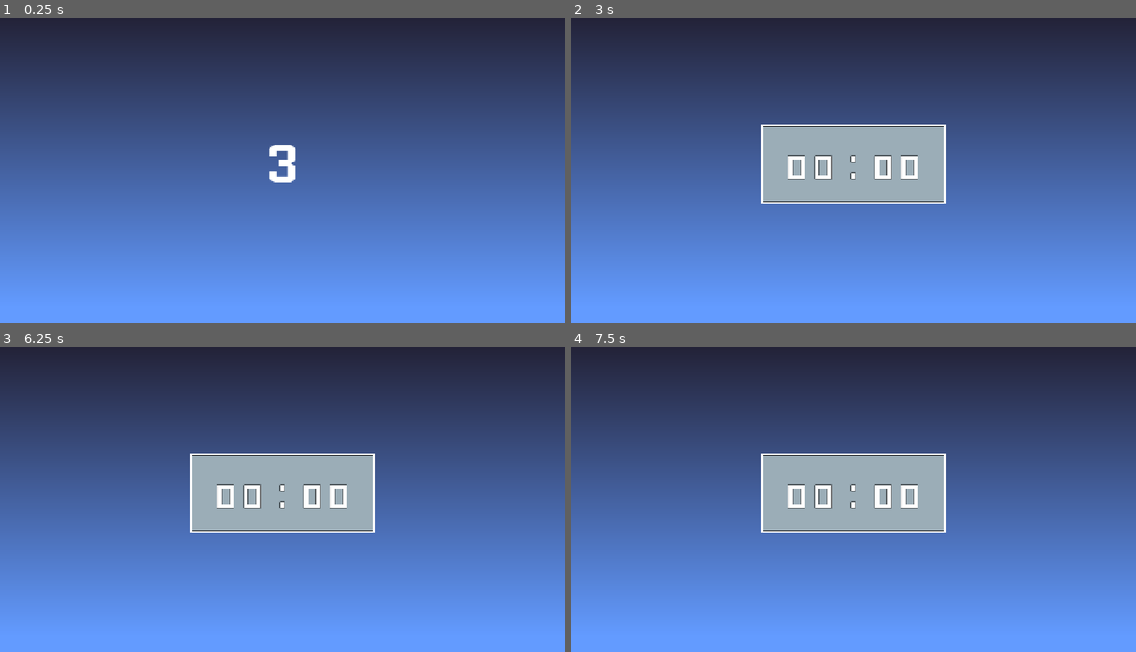
Above: before the commit, frames 1-4 (two rows, left to right).
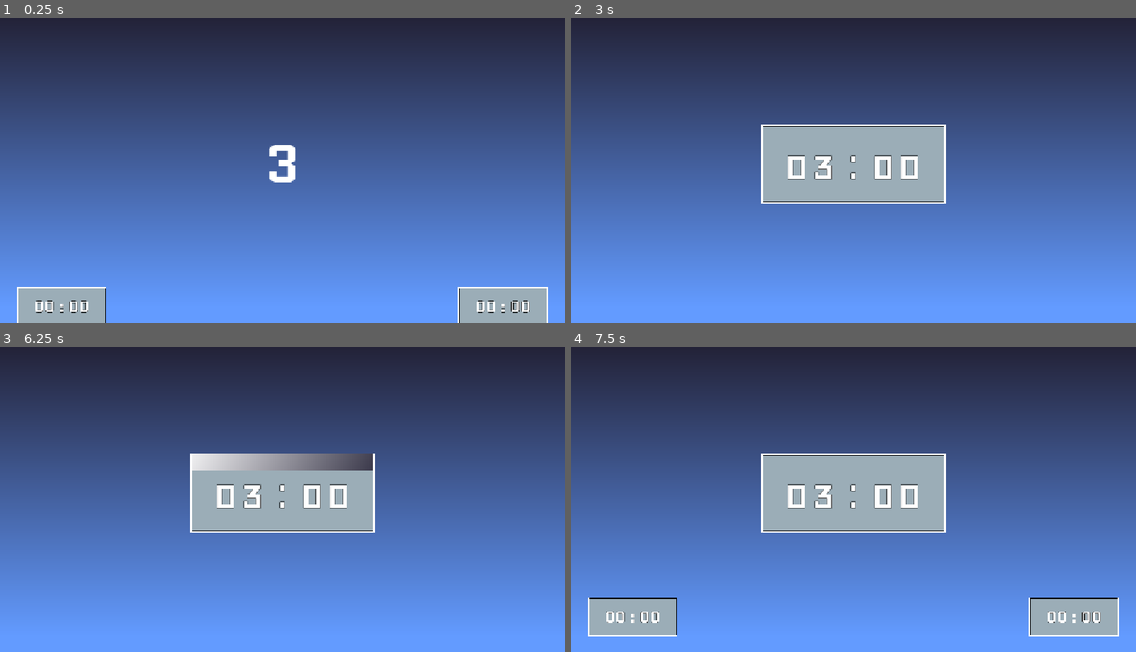
Above: after the commit, the same moments.

Repository: d3V-E/Split
Game: Godot game, scene res://scenes/timer_game.tscn
Same seed, same stepped clock (60 frames per second), same inputs: the game is played once before the commit and once after it. The project has no main scene, so this scene is started directly.
Inputs (mouse positions are in pixels of both pictures, inside the frame that each line leads up to):
- Up to frame 1 (0.25 s): no input
- Up to frame 2 (3 s): tap Enter at 0.5, 2.75 s; move the mouse to (977, 149) at 0.52 s; hold Right 0.53-1.28 s; hold S (Player 1) 0.53-1.28 s; click (977, 149) at 0.67 s; tap K (Player 2) at 0.8, 1.35, 2.3, 2.85 s; tap Space at 1.25 s; move the mouse to (740, 179) at 1.27 s; hold Down 1.28-2.03 s; tap S (Player 1) at 1.55 s; move the mouse to (910, 94) at 2.02 s; hold Right 2.03-2.78 s; hold S (Player 1) 2.03-2.78 s; move the mouse to (825, 228) at 2.77 s; hold Up from 2.78 s (still down); click (825, 228) at 2.92 s
- Up to frame 3 (6.25 s): tap S (Player 1) at 3.05, 4.55, 6.05 s; tap Space at 3.5, 5 s; move the mouse to (452, 542) at 3.52 s; release Up at 3.53 s; hold K (Player 2) 3.53-4.28 s; hold Left 3.53-5.03 s; tap Alt at 3.6 s; tap Enter at 4.25 s; move the mouse to (113, 444) at 4.27 s; tap Shift at 4.35 s; move the mouse to (310, 493) at 5.02 s; hold Down 5.03-5.78 s; hold S (Player 1) 5.03-5.78 s; click (310, 493) at 5.17 s; tap K (Player 2) at 5.3, 5.85 s; move the mouse to (197, 414) at 5.77 s; hold Right from 5.78 s (still down)
- Up to frame 4 (7.5 s): move the mouse to (977, 478) at 6.52 s; release Right at 6.53 s; hold Up 6.53-7.28 s; hold S (Player 1) 6.53-7.28 s; tap K (Player 2) at 6.8, 7.35 s; move the mouse to (740, 508) at 7.27 s; hold Right from 7.28 s (still down); click (740, 508) at 7.42 s

The runs differ from the first frame. In frame 1, 3.7% of the frame differs, in the area x 3-97%, y 88-100%; in frame 2, 0.1%; in frame 3, 1.6%; in frame 4, 4.1%, in the area x 3-97%, y 46-95%.

Commit message:
Update 3

Diff:
--- a/scenes/timer_game.tscn
+++ b/scenes/timer_game.tscn
@@ -42,6 +42,67 @@
 _data = {
 &"Drop Down": SubResource("Animation_l30pv"),
 &"RESET": SubResource("Animation_ahnqt")
+}
+
+[sub_resource type="Animation" id="Animation_wjjip"]
+resource_name = "Finish"
+length = 0.7
+tracks/0/type = "value"
+tracks/0/imported = false
+tracks/0/enabled = true
+tracks/0/path = NodePath("Player1:position")
+tracks/0/interp = 2
+tracks/0/loop_wrap = true
+tracks/0/keys = {
+"times": PackedFloat32Array(0, 0.7),
+"transitions": PackedFloat32Array(1, 1),
+"update": 0,
+"values": [Vector2(140, 803.99994), Vector2(140, 640)]
+}
+tracks/1/type = "value"
+tracks/1/imported = false
+tracks/1/enabled = true
+tracks/1/path = NodePath("Player2:position")
+tracks/1/interp = 2
+tracks/1/loop_wrap = true
+tracks/1/keys = {
+"times": PackedFloat32Array(0, 0.7),
+"transitions": PackedFloat32Array(1, 1),
+"update": 0,
+"values": [Vector2(1140, 804.00006), Vector2(1140, 640)]
+}
+
+[sub_resource type="Animation" id="Animation_poamd"]
+length = 0.001
+tracks/0/type = "value"
+tracks/0/imported = false
+tracks/0/enabled = true
+tracks/0/path = NodePath("Player1:position")
+tracks/0/interp = 1
+tracks/0/loop_wrap = true
+tracks/0/keys = {
+"times": PackedFloat32Array(0),
+"transitions": PackedFloat32Array(1),
+"update": 0,
+"values": [Vector2(140, 640)]
+}
+tracks/1/type = "value"
+tracks/1/imported = false
+tracks/1/enabled = true
+tracks/1/path = NodePath("Player2:position")
+tracks/1/interp = 1
+tracks/1/loop_wrap = true
+tracks/1/keys = {
+"times": PackedFloat32Array(0),
+"transitions": PackedFloat32Array(1),
+"update": 0,
+"values": [Vector2(1140, 640)]
+}
+
+[sub_resource type="AnimationLibrary" id="AnimationLibrary_366lb"]
+_data = {
+&"Finish": SubResource("Animation_wjjip"),
+&"RESET": SubResource("Animation_poamd")
 }
 
 [node name="Timer Game" type="Node2D" unique_id=1277661856]
@@ -72,14 +133,9 @@
 vertical_alignment = 1
 
 [node name="Timer" type="Sprite2D" parent="Timer Game Canvas" unique_id=1559741579]
-visible = false
 clip_children = 2
 position = Vector2(640, 360)
 texture = ExtResource("4_5dkbs")
-
-[node name="Timer Cover" type="Sprite2D" parent="Timer Game Canvas/Timer" unique_id=332823897]
-position = Vector2(0, -181)
-texture = ExtResource("5_mdivu")
 
 [node name="Animation Timer" type="AnimationPlayer" parent="Timer Game Canvas/Timer" unique_id=1377770628]
 libraries/ = SubResource("AnimationLibrary_0xund")
@@ -104,5 +160,49 @@
 horizontal_alignment = 1
 vertical_alignment = 1
 
+[node name="Timer Cover" type="Sprite2D" parent="Timer Game Canvas/Timer" unique_id=332823897]
+position = Vector2(0, -181)
+texture = ExtResource("5_mdivu")
+
 [node name="Timer Check" type="Timer" parent="Timer Game Canvas/Timer" unique_id=1312498024]
-wait_time = 0.009999999999999998
+wait_time = 0.00999999999999999
+
+[node name="Player1" type="Sprite2D" parent="Timer Game Canvas" unique_id=168489162]
+position = Vector2(140, 640)
+scale = Vector2(0.4848186, 0.4848186)
+texture = ExtResource("4_5dkbs")
+
+[node name="Player1 Text" type="RichTextLabel" parent="Timer Game Canvas/Player1" unique_id=411186054]
+offset_left = -191.82434
+offset_top = -70.129395
+offset_right = 189.76172
+offset_bottom = 72.19202
+theme_override_constants/outline_size = 5
+theme_override_fonts/normal_font = ExtResource("3_366lb")
+theme_override_font_sizes/normal_font_size = 72
+text = "00 : 00"
+horizontal_alignment = 1
+vertical_alignment = 1
+metadata/_edit_use_anchors_ = true
+
+[node name="Player2" type="Sprite2D" parent="Timer Game Canvas" unique_id=1809279533]
+position = Vector2(1140, 640)
+scale = Vector2(0.48611104, 0.48611104)
+texture = ExtResource("4_5dkbs")
+
+[node name="Player2 Text" type="RichTextLabel" parent="Timer Game Canvas/Player2" unique_id=1074932219]
+offset_left = -191.31445
+offset_top = -69.94287
+offset_right = 190.27173
+offset_bottom = 72.37854
+theme_override_constants/outline_size = 5
+theme_override_fonts/normal_font = ExtResource("3_366lb")
+theme_override_font_sizes/normal_font_size = 72
+text = "00 : 00"
+horizontal_alignment = 1
+vertical_alignment = 1
+
+[node name="Finish Animation" type="AnimationPlayer" parent="Timer Game Canvas" unique_id=2133369204]
+libraries/ = SubResource("AnimationLibrary_366lb")
+
+[connection signal="timeout" from="Timer Game Canvas/Timer/Timer Check" to="." method="_on_timer_check_timeout"]
--- a/scripts/timer_game.gd
+++ b/scripts/timer_game.gd
@@ -5,11 +5,21 @@
 @onready var animationtimer = $"Timer Game Canvas/Timer/Animation Timer"
 @onready var timerunit = $"Timer Game Canvas/Timer"
 @onready var countdowntag = $"Timer Game Canvas/Background/Countdown"
+@onready var finisher = $"Timer Game Canvas/Finish Animation"
+
 
 var timestop = 0
 var timestopper = 0
+var playeronecount = 0
+var playertwocount = 0
+var playeroneclicked = false
+var playertwoclicked = false
+var currenttime = 0
+var dropped = false
+
 
 func _ready():
+	finisher.play_backwards("Finish")
 	timerunit.visible = false
 	countdowntag.visible = true
 	countdowntag.text = "3"
@@ -21,5 +31,57 @@
 	countdowntag.text = "GO !"
 	countdowntag.visible = false
 	timerunit.visible = true
-	timestop = randf_range(3 , 20)
-	timestopper = (timestop * 1000)
+	timestop = randi_range(3 , 15)
+	timestopper = (timestop * 100)
+	@warning_ignore("integer_division")
+	var sec = (timestopper / 100)
+	var centi = timestopper % 100
+	$"Timer Game Canvas/Timer/Timer".text = "%02d : %02d" % [sec , centi]
+	await get_tree().create_timer(3).timeout
+	animationtimer.play("Drop Down")
+	timer.start()
+
+
+
+
+
+
+
+
+
+
+
+func _on_timer_check_timeout():
+	currenttime += 1
+	if playeroneclicked == true and playertwoclicked == true and dropped == false :
+		animationtimer.play_backwards("Drop Down")
+		finisher.play("Finish")
+		@warning_ignore("integer_division")
+		var p1sec = (playeronecount / 100)
+		var p1centi = playeronecount % 100
+		$"Timer Game Canvas/Player1/Player1 Text".text = "%02d : %02d" % [p1sec , p1centi]
+		@warning_ignore("integer_division")
+		var p2sec = (playertwocount / 100)
+		var p2centi = playertwocount % 100
+		$"Timer Game Canvas/Player2/Player2 Text".text = "%02d : %02d" % [p2sec , p2centi]
+		dropped = true
+		var p1diff = abs(playeronecount - timestopper)
+		var p2diff = abs(playertwocount - timestopper)
+		if p1diff < p2diff:
+			$"Timer Game Canvas/Player1/Player1 Text".add_theme_color_override("font_outline_color" , Color.GREEN)
+			$"Timer Game Canvas/Player2/Player2 Text".add_theme_color_override("font_outline_color" , Color.RED)
+		elif p1diff > p2diff:
+			$"Timer Game Canvas/Player1/Player1 Text".add_theme_color_override("font_outline_color" , Color.RED)
+			$"Timer Game Canvas/Player2/Player2 Text".add_theme_color_override("font_outline_color" , Color.GREEN)
+
+
+
+func _input(event: InputEvent):
+	if event.is_action_pressed("Player 1"):
+		if playeroneclicked == false:
+			playeronecount = currenttime
+			playeroneclicked = true
+	if event.is_action_pressed("Player 2"):
+		if playertwoclicked == false:
+			playertwocount = currenttime
+			playertwoclicked = true
